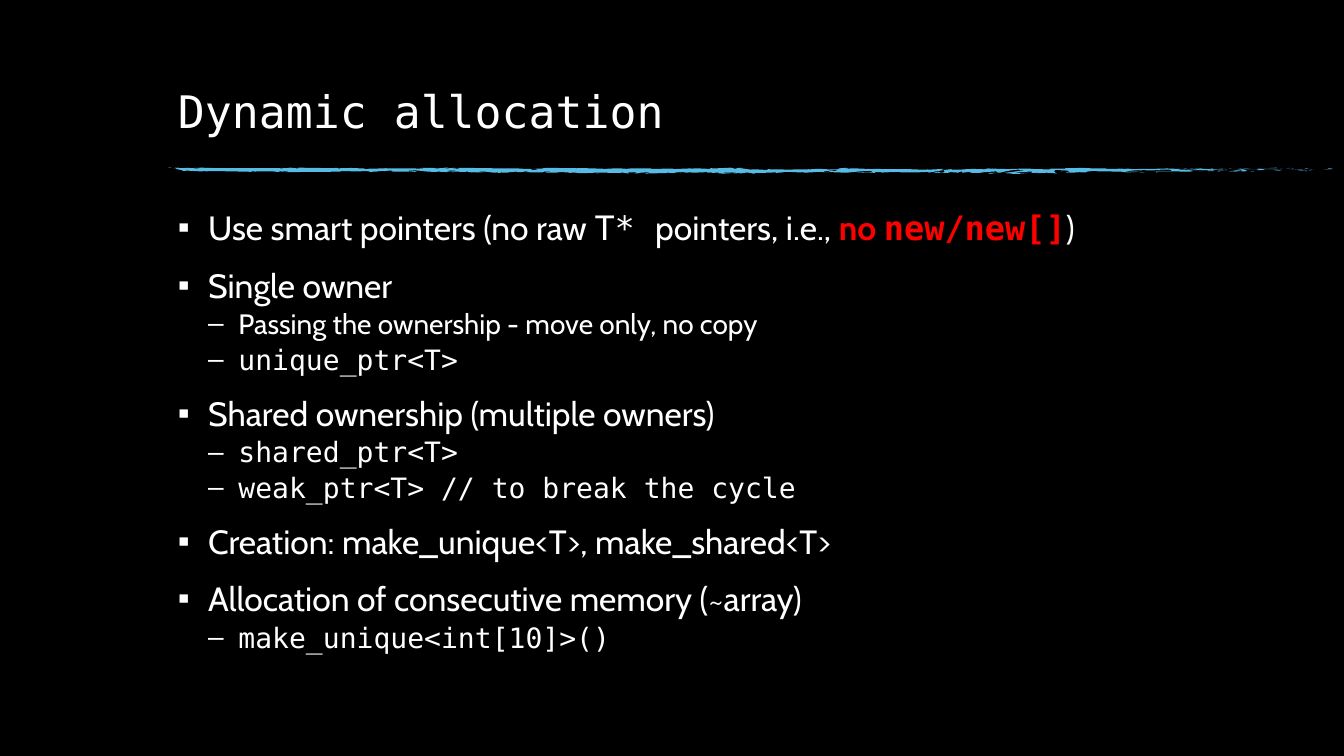
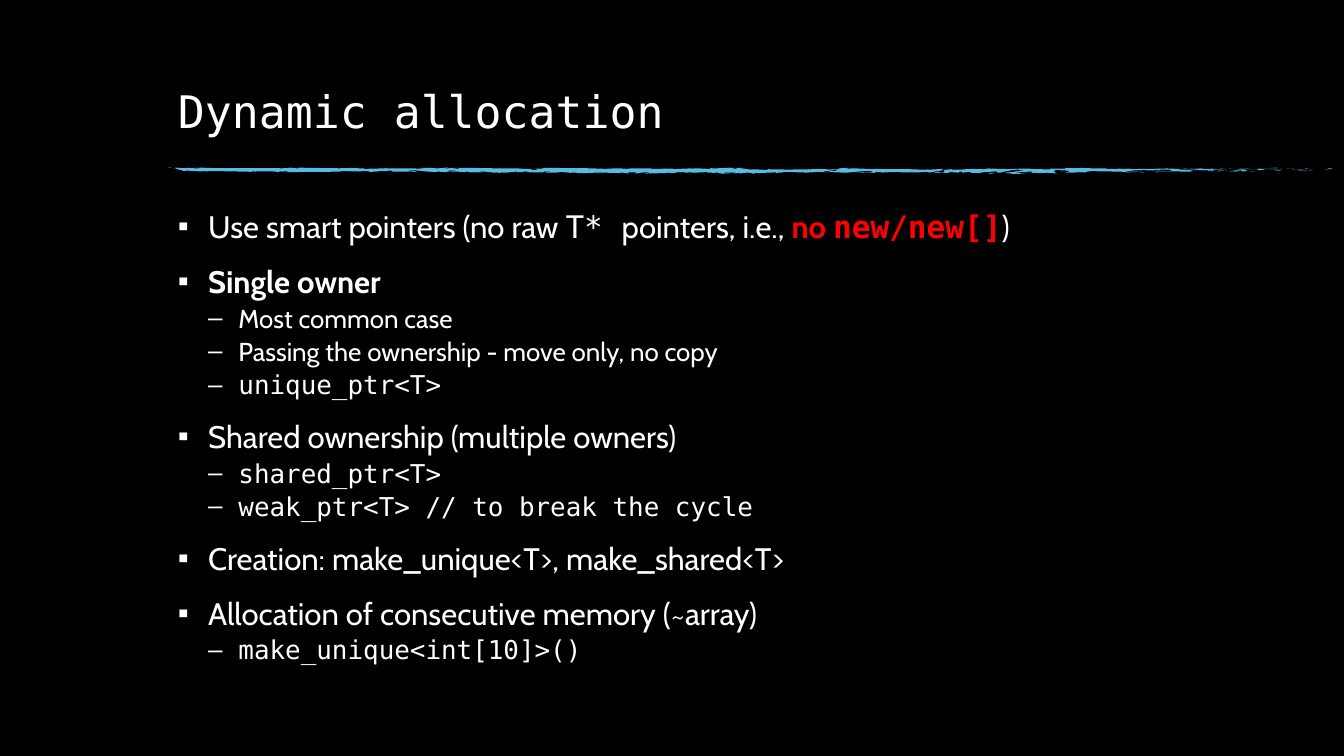
Before and after one commit to fan1x/fan1x.github.io, a slide deck: slide 5 of data/2021-22/cpp/ex07.pptx. Drawn at 1344x756 pixels with LibreOffice and Linux fonts; fonts in the diff are those of the drawing; background and template pictures are left out. Boxes give left, top, right and bottom in pixels: in the first picture for what was removed or moved away, otherwise in the second. Text is boxed around its words. In the diff, an @@ line names an element or a change of style, - is before the commit and + after.

```diff
--- a/data/2021-22/cpp/ex07.pptx
+++ b/data/2021-22/cpp/ex07.pptx
@@ text at [208,214,1010,665]: size 24 to 22.2 pt in "Use smart pointers (no raw T* pointers, ...", "Single owner", "Shared ownership (multiple owners)", "Creation: make_unique<T>, make_shared<T>" and 1 more places; bold on in "Single owner"; size 20 to 18.5 pt in "Passing the ownership - move only, no ...", "unique_ptr<T>", "shared_ptr<T>", "weak_ptr<T> // to break the cycle" and 1 more places @@
@@ text at [238,310,452,329]: paragraph added @@
+  – Most common case
```
Also in this commit, not shown: 4 other slides changed, 3 other files.
